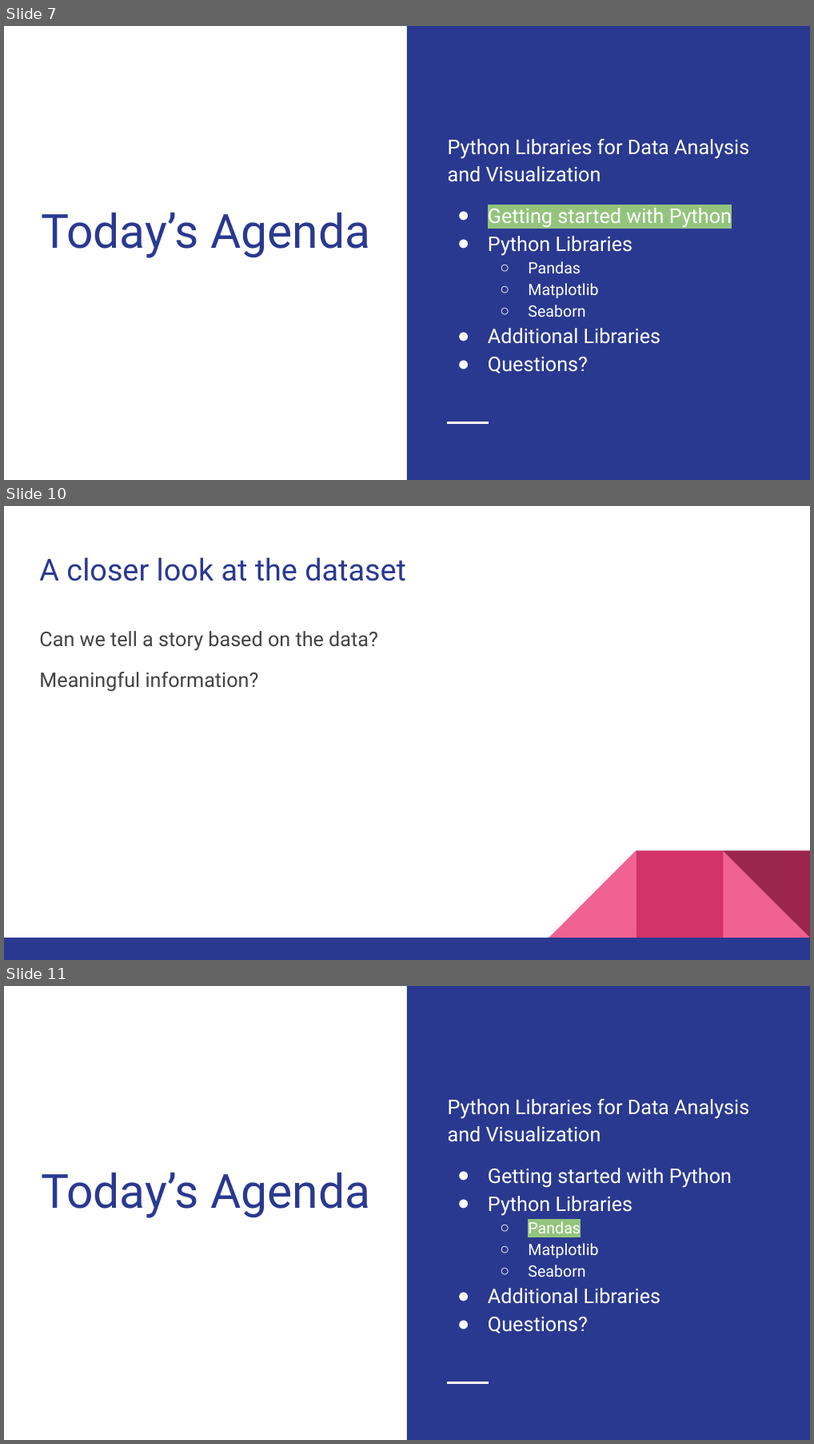
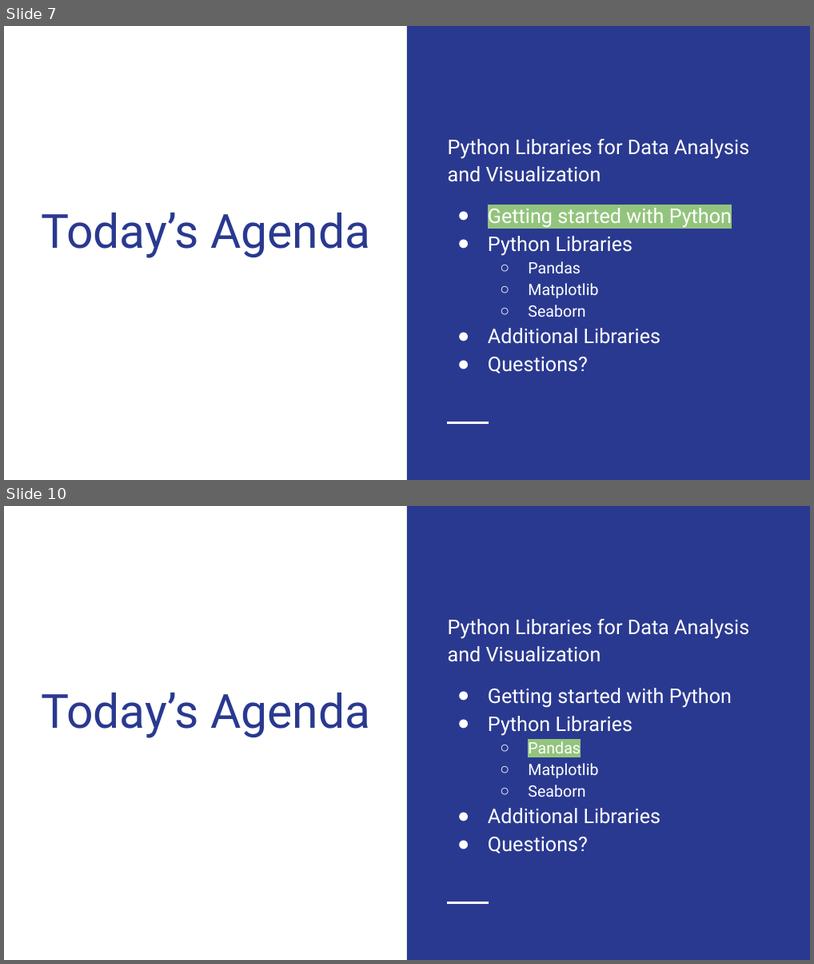
Before and after one commit to ovando-lulu/2022-tech-intersections-python, a slide deck: Python Libraries for Data Analysis and Visualization.pptx. Shown one above the other, each under a label of ours: slides 7, 10 and 11 before the commit, slides 7 and 10 after it; the slides between them are not shown. The pictures are 814x1444 and 814x964 pixels, drawn with LibreOffice and Linux fonts; fonts in the diff are those of the drawing. Boxes give left, top, right and bottom in pixels: in the first picture for what was removed or moved away, otherwise in the second. Text is boxed around its words. In the diff, an @@ line names an element or a change of style, - is before the commit and + after.

```diff
--- a/Python Libraries for Data Analysis and Visualization.pptx
+++ b/Python Libraries for Data Analysis and Visualization.pptx
@@ slide 10 removed at box(4, 506, 810, 960), background #FFFFFF @@
@@ title removed at box(39, 557, 406, 581) @@
-A closer look at the dataset
@@ text removed at box(39, 631, 378, 692) @@
-Can we tell a story based on the data?
-Meaningful information?
@@ group removed at box(4, 850, 810, 960): 3 right triangles, 2 rectangles @@
@@ what was slide 11 is now slide 10 @@
```
Also in this commit, not shown: 8 slides changed, 1 slide added, 1 other slide removed.
